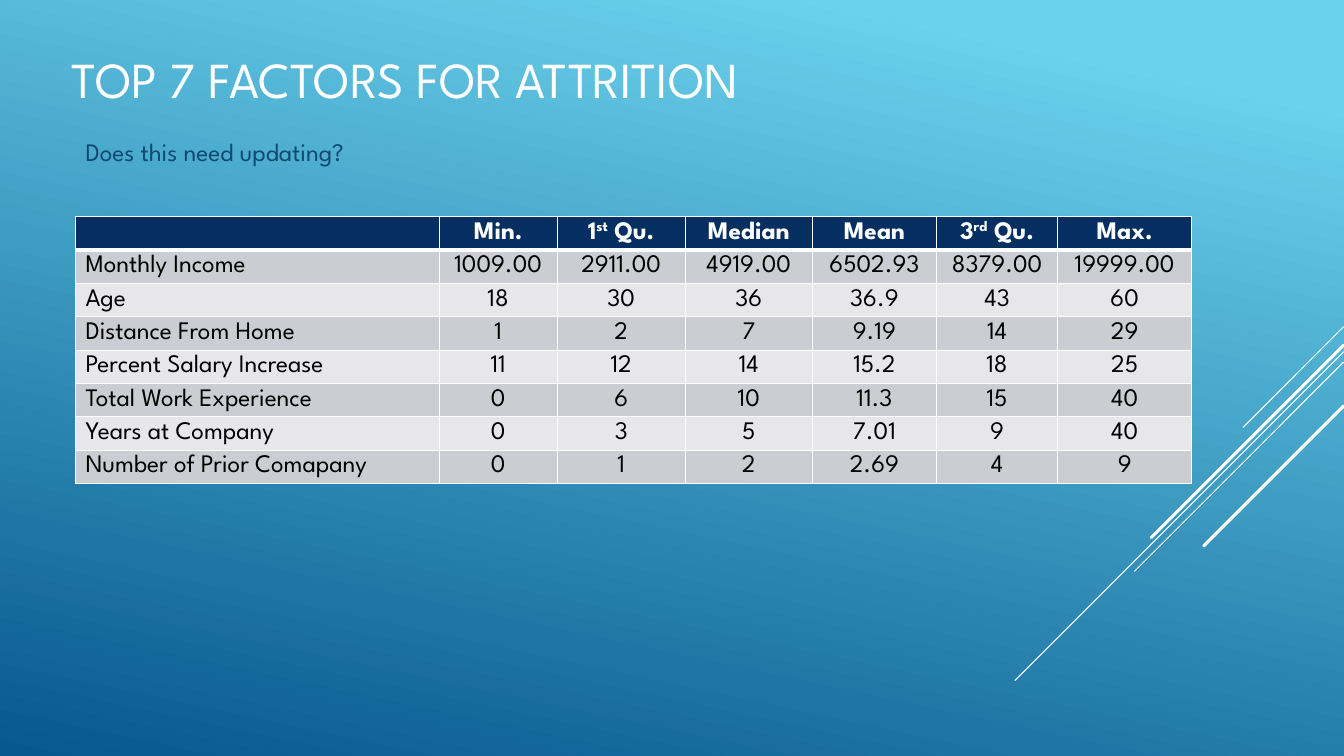
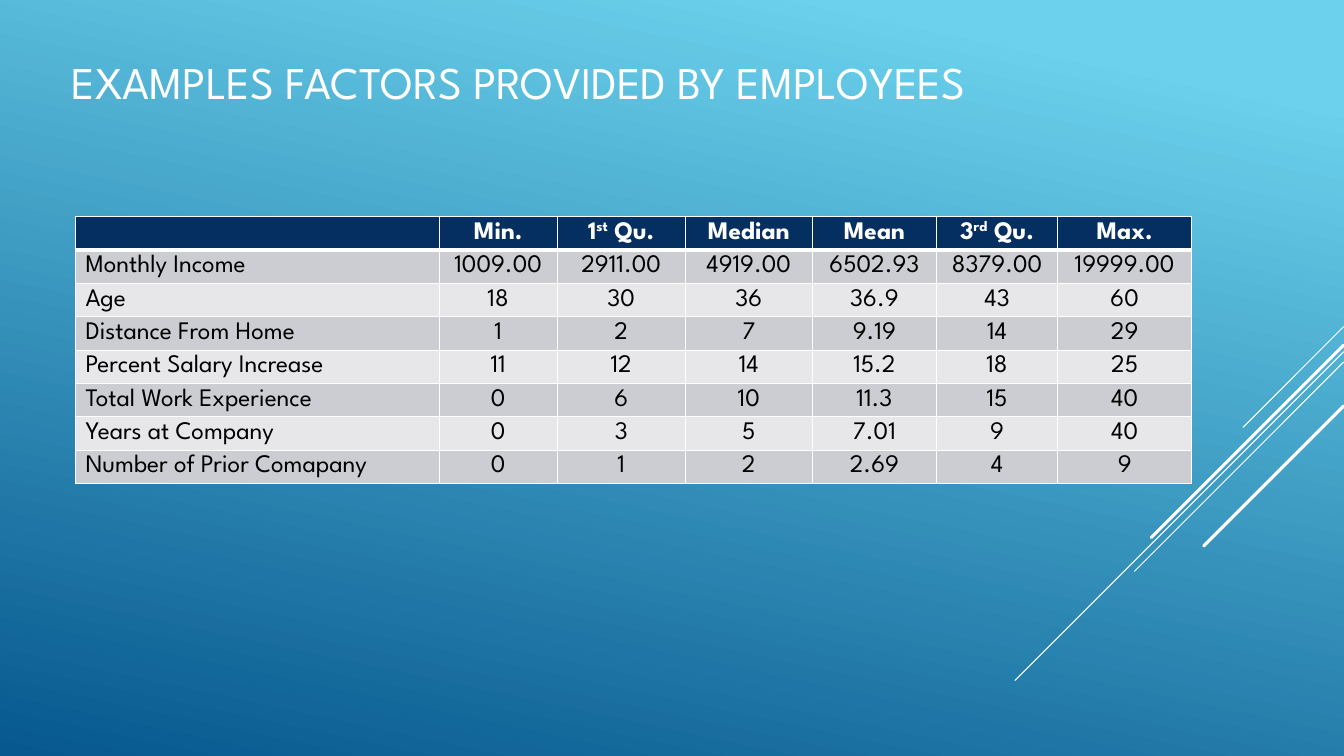
Before and after one commit to R-Chandna/MSDS6306_CaseStudy_2, a slide deck: slide 9 of Attrition_Case_Study_2_pptx_TAJAR_IP.pptx (slide 8 before the commit). Drawn at 1344x756 pixels with LibreOffice and Linux fonts; fonts in the diff are those of the drawing. Boxes give left, top, right and bottom in pixels: in the first picture for what was removed or moved away, otherwise in the second. Text is boxed around its words. In the diff, an @@ line names an element or a change of style, - is before the commit and + after.

```diff
--- a/Attrition_Case_Study_2_pptx_TAJAR_IP.pptx
+++ b/Attrition_Case_Study_2_pptx_TAJAR_IP.pptx
@@ title at (72, 68, 966, 100): text changed; size 36 to 32.4 pt @@
-TOP 7 FACTORS FOR ATTRITION
+EXAMPLES FACTORS PROVIDED BY EMPLOYEES
@@ text removed at (86, 144, 344, 167) @@
-Does this need updating?
```
Also in this commit, not shown: 2 other slides changed, 1 slide added, 1 other file.
